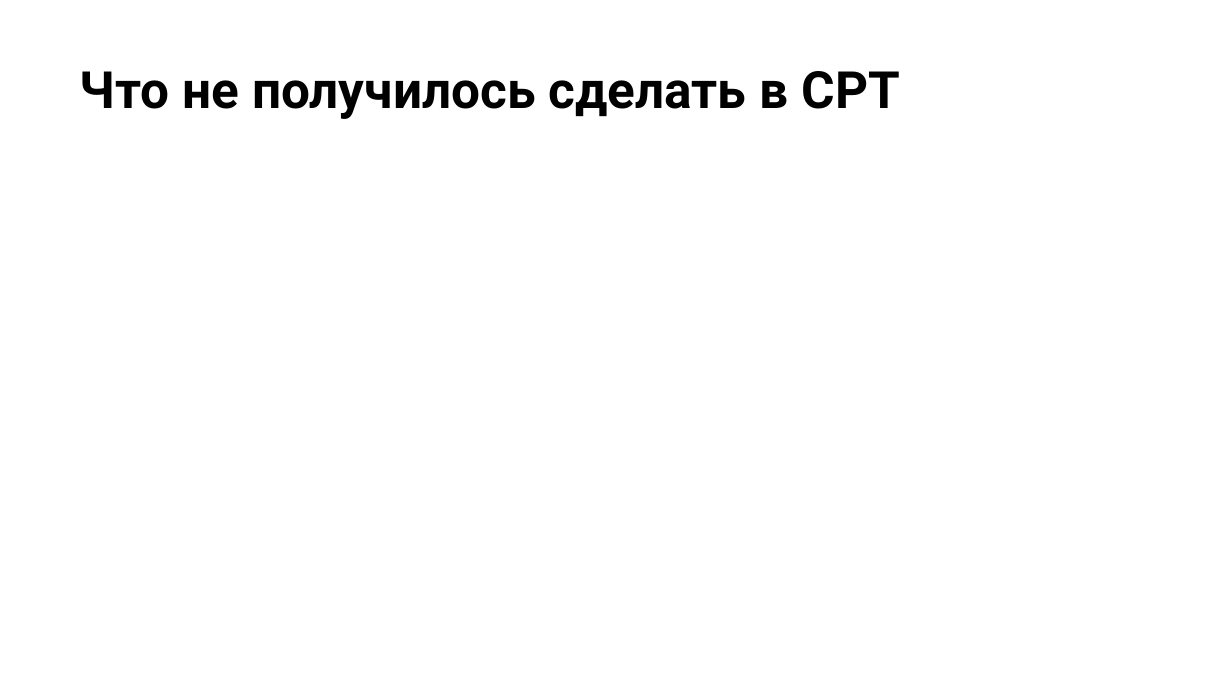
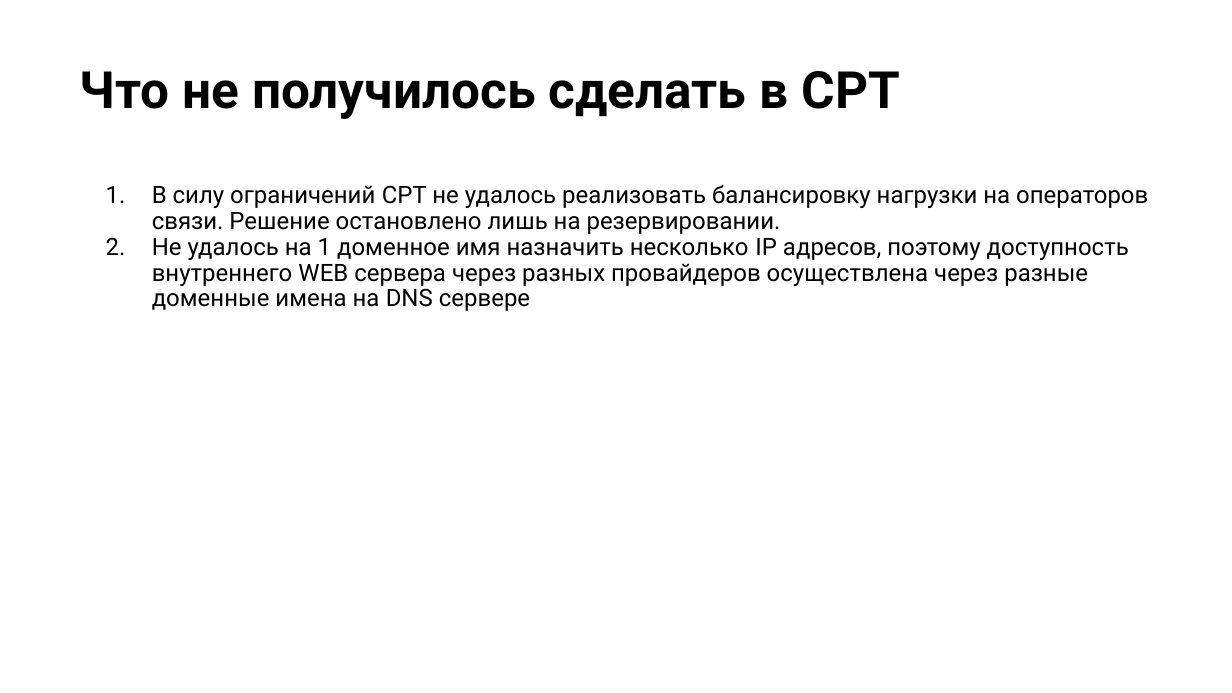
Before and after one commit to andreysokolov33/otus, a slide deck: slide 20 of Network Engineer. Basic/Проектная работа/Presentation.pptx. Drawn at 1232x693 pixels with LibreOffice and Linux fonts; fonts in the diff are those of the drawing; background and template pictures are left out. Boxes give left, top, right and bottom in pixels: in the first picture for what was removed or moved away, otherwise in the second. Text is boxed around its words. In the diff, an @@ line names an element or a change of style, - is before the commit and + after.

```diff
--- a/Network Engineer. Basic/Проектная работа/Presentation.pptx
+++ b/Network Engineer. Basic/Проектная работа/Presentation.pptx
@@ text added at [152, 184, 1148, 311], 14 pt, text #000000 @@
+1. В силу ограничений CPT не удалось реализовать балансировку нагрузки на операторов связи. Решение остановлено лишь на резервировании.
+2. Не удалось на 1 доменное имя назначить несколько IP адресов, поэтому доступность внутреннего WEB сервера через разных провайдеров осуществлена через разные доменные имена на DNS сервере
```
Also in this commit, not shown: 1 other slide changed.
